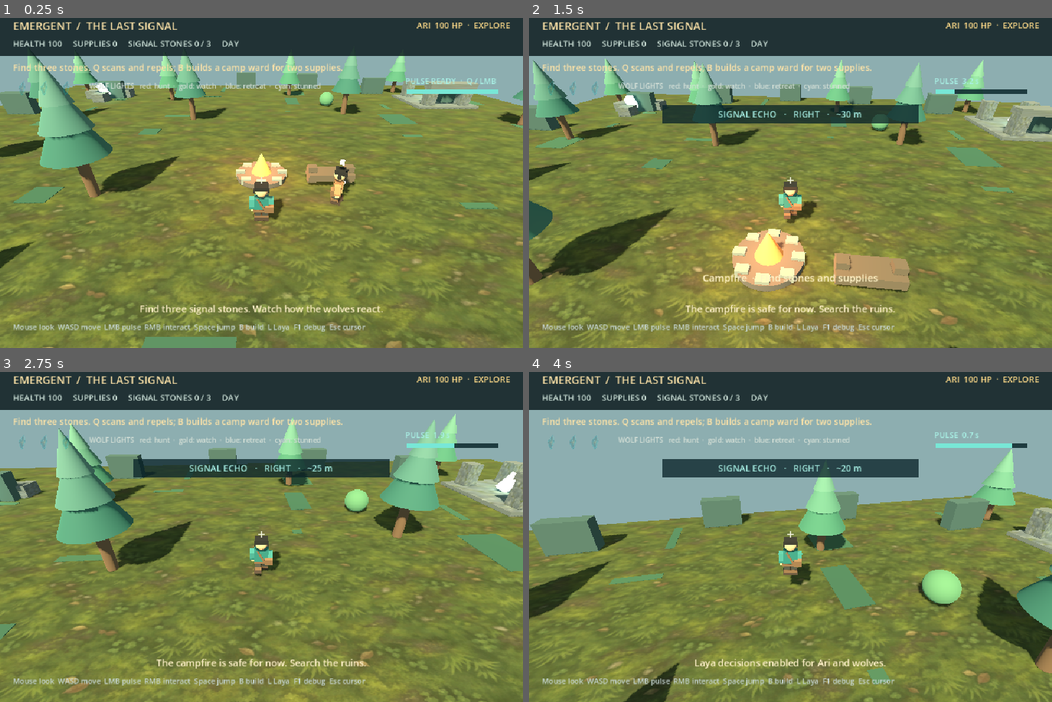
Above: before the commit, frames 1-4 (two rows, left to right).
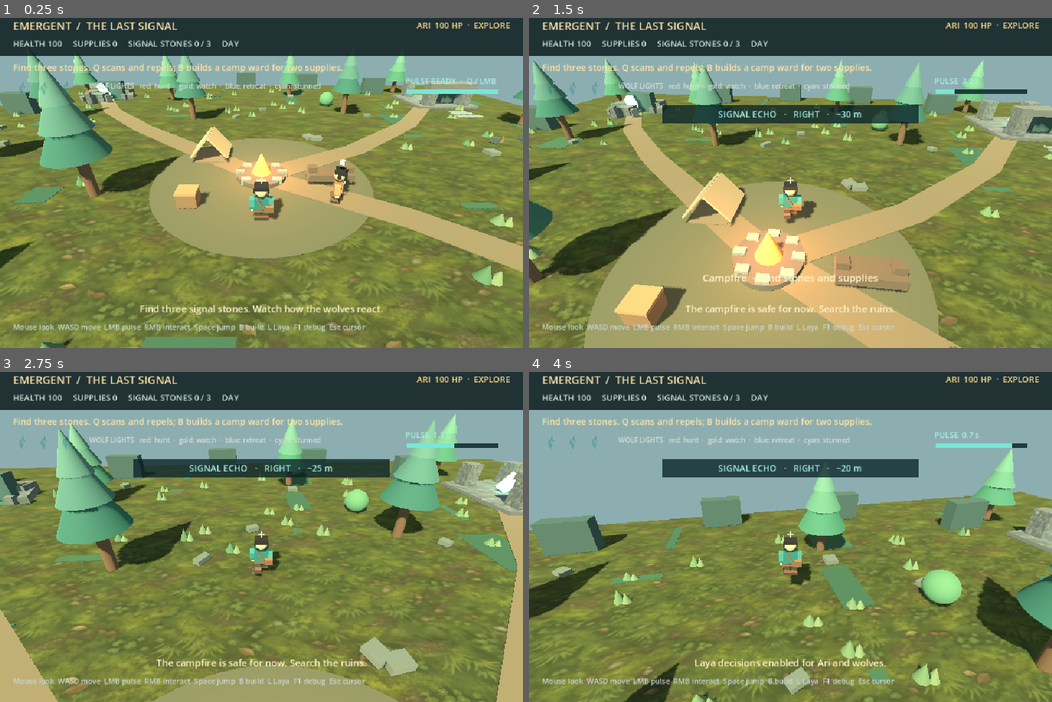
Above: after the commit, the same moments.

Repository: Morainet/Emergent
Game: Godot game, scene res://scenes/forest3d.tscn
Two runs of this game, one before a commit and one after it. Both use one fixed random seed, a clock stepped at 60 frames per second and the inputs below.
Inputs (mouse positions are in pixels of both pictures, inside the frame that each line leads up to):
- Up to frame 1 (0.25 s): no input
- Up to frame 2 (1.5 s): tap Enter at 0.5 s; move the mouse to (816, 179) at 0.52 s; hold R 0.53-1.28 s; hold W from 0.53 s (still down); click (816, 179) at 0.67 s; tap Space at 0.77 s; move the mouse to (764, 183) at 1.27 s; tap E at 1.35 s
- Up to frame 3 (2.75 s): keep holding W; tap Space at 1.52 s; move the mouse to (271, 527) at 2.02 s; tap Q at 2.1 s
- Up to frame 4 (4 s): keep holding W; move the mouse to (785, 540) at 2.77 s; tap B at 2.85 s; click (785, 540) at 2.92 s; tap Space at 3.02, 3.77 s; move the mouse to (827, 537) at 3.52 s; tap L at 3.6 s

The runs differ from the first frame. In frame 1, 16% of the frame differs, in the area x 0-100%, y 21-100%; in frame 2, 27%, in the area x 0-100%, y 25-100%; in frame 3, 8.4%; in frame 4, 1.6%.

Commit message:
Polish forest map with trails and distinct landmarks

Diff:
--- a/scripts/forest3d.gd
+++ b/scripts/forest3d.gd
@@ -10,6 +10,8 @@
 const FOREST_FLOOR_TEXTURE = preload("res://assets/textures/forest_floor.png")
 const RUIN_STONE_TEXTURE = preload("res://assets/textures/ruin_stone.png")
 const SIGNAL_SHARD_ICON = preload("res://assets/ui/signal_shard.png")
+const SHARD_SITES = [Vector3(-21, 0, -21), Vector3(22, 0, -20), Vector3(19, 0, 21)]
+const WOLF_DENS = [Vector3(-22, 0, 12), Vector3(21, 0, -4), Vector3(10, 0, 25)]
 
 var player: CharacterBody3D
 var player_visual: ExplorerAvatar
@@ -20,6 +22,8 @@
 var ari_source := "local"
 var ari_defend_cooldown := 0.0
 var forest_tree_positions: Array[Vector2] = []
+var trail_paths: Array[PackedVector2Array] = []
+var map_details: Node3D
 var ari_navigator: ForestNavigator
 var ari_route: Array[Vector3] = []
 var ari_route_goal := Vector3.INF
@@ -225,6 +229,7 @@
 	ari_navigator = ForestNavigator.new(forest_tree_positions)
 	_make_ruins()
 	_make_camp()
+	_make_map_details()
 	_make_collectibles()
 	_make_player()
 	_make_ari()
@@ -303,6 +308,7 @@
 
 
 func _make_camp() -> void:
+	_cylinder(self, 6.4, 0.025, Vector3(0.0, 0.012, 0.0), Color("5a604c"))
 	_cylinder(self, 1.5, 0.3, Vector3(0.0, 0.15, 0.0), Color("686057"))
 	for i in 8:
 		var angle := float(i) * TAU / 8.0
@@ -318,13 +324,114 @@
 	_box(self, Vector3(2.6, 0.45, 1.1), Vector3(4.0, 0.45, 0.5), Color("665b4c"))
 	_box(self, Vector3(0.5, 1.0, 0.5), Vector3(2.95, 0.5, 0.5), Color("665b4c"))
 	_box(self, Vector3(0.5, 1.0, 0.5), Vector3(5.05, 0.5, 0.5), Color("665b4c"))
+	_box(self, Vector3(1.0, 0.75, 0.9), Vector3(-3.7, 0.39, 2.8), Color("826a50"))
+	_box(self, Vector3(1.05, 0.12, 0.95), Vector3(-3.7, 0.82, 2.8), Color("a28661"))
+	for x in [-0.65, 0.65]:
+		var canvas := _box(self, Vector3(1.8, 0.12, 2.4), Vector3(-3.5 + x, 1.04, -3.0), Color("9e9577"))
+		canvas.rotation.z = 0.85 if x < 0.0 else -0.85
+	_box(self, Vector3(2.0, 0.08, 2.4), Vector3(-3.5, 0.08, -3.0), Color("746e5a"))
+
+
+func _make_map_details() -> void:
+	map_details = Node3D.new()
+	map_details.name = "MapDetails"
+	add_child(map_details)
+	trail_paths = [
+		PackedVector2Array([Vector2.ZERO, Vector2(-5, -4), Vector2(-11, -9), Vector2(-17, -15), Vector2(-21, -21)]),
+		PackedVector2Array([Vector2.ZERO, Vector2(7, -4), Vector2(14, -10), Vector2(22, -20)]),
+		PackedVector2Array([Vector2.ZERO, Vector2(7, 4), Vector2(12, 8), Vector2(15, 15), Vector2(19, 21)])
+	]
+	for path in trail_paths:
+		for i in range(path.size() - 1):
+			var start: Vector2 = path[i]
+			var finish: Vector2 = path[i + 1]
+			var direction := finish - start
+			var trail := _box(map_details, Vector3(1.65, 0.035, direction.length() + 0.25), Vector3((start.x + finish.x) * 0.5, 0.048, (start.y + finish.y) * 0.5), Color("756c56"))
+			trail.rotation.y = atan2(direction.x, direction.y)
+	_make_site_landmarks()
+	_make_den_markers()
+	_scatter_undergrowth()
+
+
+func _make_site_landmarks() -> void:
+	# A broken stone circle, an inscribed gate and a lone beacon give each route a silhouette.
+	var north_west: Vector3 = SHARD_SITES[0]
+	for i in 7:
+		var angle := float(i) * TAU / 7.0
+		var height := 0.65 + float(i % 3) * 0.33
+		var stone := _box(map_details, Vector3(0.62, height, 0.54), north_west + Vector3(cos(angle) * 2.5, height * 0.5, sin(angle) * 2.5), Color("71817a"))
+		stone.rotation.y = angle
+		stone.material_override = _textured_material(RUIN_STONE_TEXTURE)
+	var fallen := _box(map_details, Vector3(0.65, 0.55, 2.4), north_west + Vector3(3.0, 0.31, -1.0), Color("657773"))
+	fallen.rotation.y = 0.4
+	fallen.material_override = _textured_material(RUIN_STONE_TEXTURE)
+	for x in [20.0, 24.0]:
+		for z in [-17.0, -22.0]:
+			_box(map_details, Vector3(0.12, 0.72, 0.11), Vector3(x, 1.32, z - 0.56), Color("72d9cd"), true)
+	for i in 3:
+		_box(map_details, Vector3(1.8 + float(i) * 0.45, 0.12, 0.65), Vector3(22.0, 0.07, -14.4 + float(i) * 0.8), Color("778783"))
+	var south_east: Vector3 = SHARD_SITES[2]
+	for offset in [Vector3(-2.3, 0.0, 1.8), Vector3(2.3, 0.0, 1.8)]:
+		_box(map_details, Vector3(0.95, 2.6, 0.95), south_east + offset + Vector3(0.0, 1.3, 0.0), Color("6b7875")).material_override = _textured_material(RUIN_STONE_TEXTURE)
+	_box(map_details, Vector3(5.6, 0.52, 1.1), south_east + Vector3(0.0, 2.84, 1.8), Color("758681")).material_override = _textured_material(RUIN_STONE_TEXTURE)
+	_box(map_details, Vector3(1.6, 0.18, 0.26), south_east + Vector3(0.0, 2.86, 1.23), Color("7ee6d8"), true)
+	for i in 4:
+		var a := float(i) * TAU / 4.0 + 0.25
+		_box(map_details, Vector3(0.65, 0.3, 0.55), south_east + Vector3(cos(a) * 3.25, 0.16, sin(a) * 3.25), Color("62746d"))
+
+
+func _make_den_markers() -> void:
+	for den in WOLF_DENS:
+		for i in 5:
+			var angle := float(i) * TAU / 5.0
+			var radius := 2.2 + float(i % 2) * 0.5
+			var p: Vector3 = den + Vector3(cos(angle) * radius, 0.0, sin(angle) * radius)
+			var rock := _box(map_details, Vector3(0.65, 0.38 + float(i % 3) * 0.17, 0.55), p + Vector3(0.0, 0.23, 0.0), Color("485852"))
+			rock.rotation.y = angle
+			_cone(map_details, 0.18, 0.65, p + Vector3(0.55, 0.32, 0.0), Color("775f51"))
+
+
+func _scatter_undergrowth() -> void:
+	var random := RandomNumberGenerator.new()
+	random.seed = 9173
+	for i in 125:
+		var p := Vector2(random.randf_range(-27.0, 27.0), random.randf_range(-27.0, 27.0))
+		if p.length() < 7.4 or _near_map_feature(p):
+			continue
+		if i % 4 == 0:
+			var rock := _box(map_details, Vector3(random.randf_range(0.45, 0.9), 0.28, random.randf_range(0.4, 0.8)), Vector3(p.x, 0.15, p.y), Color("67746b"))
+			rock.rotation.y = random.randf_range(0.0, TAU)
+		else:
+			var height := random.randf_range(0.38, 0.75)
+			_cone(map_details, 0.28, height, Vector3(p.x, height * 0.5, p.y), Color("52775b") if i % 3 == 0 else Color("66835f"))
+			_cone(map_details, 0.22, height * 0.8, Vector3(p.x + 0.35, height * 0.4, p.y + 0.12), Color("748a64"))
+
+
+func _near_map_feature(point: Vector2) -> bool:
+	for site in SHARD_SITES:
+		if point.distance_to(Vector2(site.x, site.z)) < 4.0:
+			return true
+	for tree in forest_tree_positions:
+		if point.distance_to(tree) < 1.5:
+			return true
+	for path in trail_paths:
+		for i in range(path.size() - 1):
+			var a: Vector2 = path[i]
+			var b: Vector2 = path[i + 1]
+			var segment := b - a
+			var t := clampf((point - a).dot(segment) / segment.length_squared(), 0.0, 1.0)
+			if point.distance_to(a + segment * t) < 1.55:
+				return true
+	return false
 
 
 func _make_collectibles() -> void:
-	for pos in [Vector3(-21, 0, -21), Vector3(22, 0, -20), Vector3(19, 0, 21)]:
+	for pos in SHARD_SITES:
 		var node := Node3D.new()
 		node.position = pos
 		add_child(node)
+		_cylinder(node, 0.85, 0.28, Vector3(0.0, 0.14, 0.0), Color("71817a"))
+		_cylinder(node, 0.58, 0.10, Vector3(0.0, 0.34, 0.0), Color("4d8079"))
 		var crystal := _box(node, Vector3(0.8, 1.5, 0.8), Vector3(0.0, 1.15, 0.0), Color("8de9df"), true)
 		crystal.rotation_degrees = Vector3(0.0, 40.0, 25.0)
 		var glow := OmniLight3D.new()
@@ -397,7 +504,7 @@
 
 
 func _make_wolves() -> void:
-	var homes := [Vector3(-22, 0, 12), Vector3(21, 0, -4), Vector3(10, 0, 25)]
+	var homes := WOLF_DENS
 	for i in homes.size():
 		var wolf := CharacterBody3D.new()
 		wolf.position = homes[i] + Vector3(0.0, 0.62, 0.0)
--- a/tests/smoke.gd
+++ b/tests/smoke.gd
@@ -36,6 +36,24 @@
 	var ground: StaticBody3D = game.get_child(2)
 	var ground_mesh: MeshInstance3D = ground.get_child(0)
 	assert(ground_mesh.material_override.albedo_texture != null, "Forest ground texture should load")
+	var paths: Array = game.get("trail_paths")
+	var sites: Array = game.get_script().get_script_constant_map()["SHARD_SITES"]
+	var trees: Array = game.get("forest_tree_positions")
+	assert(paths.size() == 3, "Map should have one trail per signal site")
+	for i in paths.size():
+		var path: PackedVector2Array = paths[i]
+		assert(path[0] == Vector2.ZERO, "Each trail should leave the camp")
+		assert(path[path.size() - 1].distance_to(Vector2(sites[i].x, sites[i].z)) < 0.1, "Each trail should reach its signal site")
+		for j in range(path.size() - 1):
+			var a: Vector2 = path[j]
+			var segment: Vector2 = path[j + 1] - a
+			for tree in trees:
+				var t := clampf((tree - a).dot(segment) / segment.length_squared(), 0.0, 1.0)
+				assert(tree.distance_to(a + segment * t) > 1.1, "A marked trail should not run through a tree")
+	var details: Node3D = game.get("map_details")
+	assert(details.name == "MapDetails" and details.get_child_count() > 100, "Map landmarks and undergrowth should be present")
+	for detail in details.get_children():
+		assert(detail is MeshInstance3D, "Map dressing must not introduce collision bodies")
 	var icons: Array = game.get("shard_icons")
 	assert(icons.size() == 3, "HUD should show three signal stone icons")
 	assert(icons[0].texture != null, "Signal stone icon should load")
Not shown, changed: README.md
